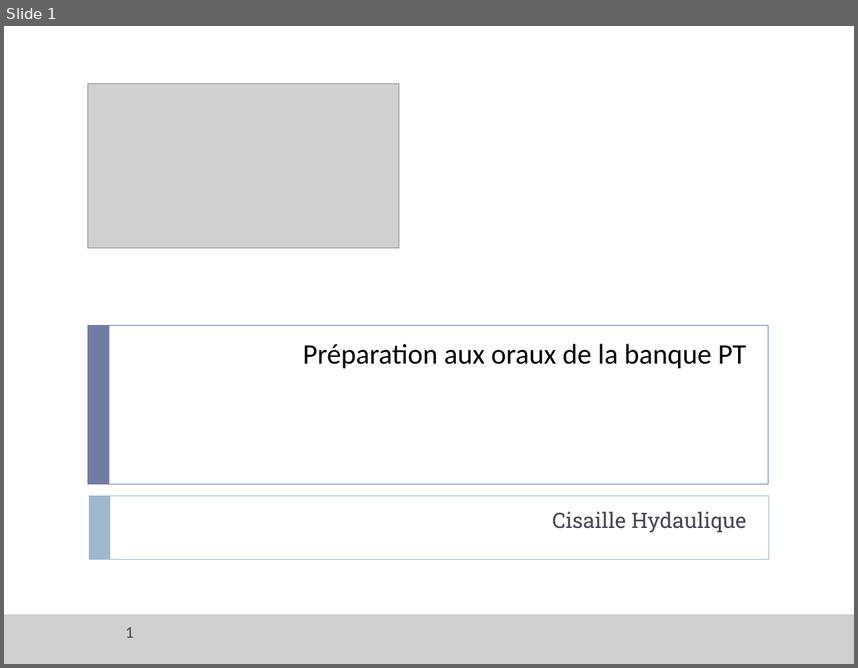
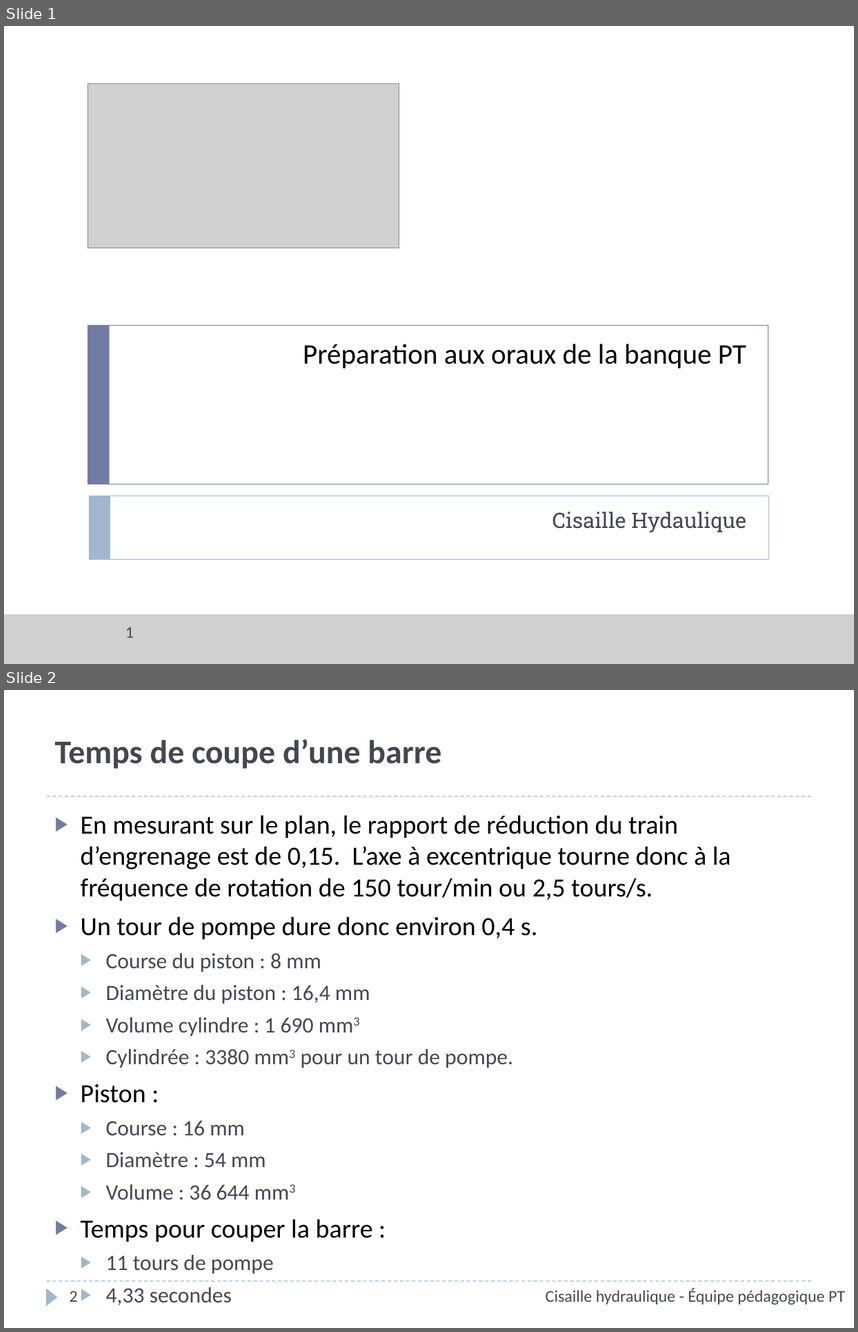
Before and after one commit to xpessoles/PT_Oraux, a slide deck: Interrogation_SII/03_Cisaille hydraulique/ServoMoteur_CommandeVanne_Corrige.pptx. Shown one above the other, each under a label of ours: slide 1 before the commit, slides 1 and 2 after it. The pictures are 858x668 and 858x1332 pixels, drawn with LibreOffice and Linux fonts; fonts in the diff are those of the drawing; grey boxes stand for pictures; background and template pictures are left out. Boxes give left, top, right and bottom in pixels: in the first picture for what was removed or moved away, otherwise in the second. Text is boxed around its words. In the diff, an @@ line names an element or a change of style, - is before the commit and + after.

```diff
--- a/Interrogation_SII/03_Cisaille hydraulique/ServoMoteur_CommandeVanne_Corrige.pptx
+++ b/Interrogation_SII/03_Cisaille hydraulique/ServoMoteur_CommandeVanne_Corrige.pptx
@@ slide 2 added at [4, 690, 854, 1328], background #FFFFFF @@
@@ title added at [55, 739, 441, 769], 28 pt, text #464653, bold @@
+Temps de coupe d’une barre
@@ line added from (47, 796) to (811, 796), #9FB8CD 0.75 pt dashed @@
@@ text added at [81, 815, 731, 1273], 22.2 pt, text #000000 @@
+▶ En mesurant sur le plan, le rapport de réduction du train d’engrenage est de 0,15. L’axe à excentrique tourne donc à la fréquence de rotation de 150 tour/min ou 2,5 tours/s.
+▶ Un tour de pompe dure donc environ 0,4 s.
+  ▶ Course du piston : 8 mm
+  ▶ Diamètre du piston : 16,4 mm
+  ▶ Volume cylindre : 1 690 mm3
+  ▶ Cylindrée : 3380 mm3 pour un tour de pompe.
+▶ Piston :
+  ▶ Course : 16 mm
+  ▶ Diamètre : 54 mm
+  ▶ Volume : 36 644 mm3
+▶ Temps pour couper la barre :
+  ▶ 11 tours de pompe
+  ▶ 4,33 secondes
@@ line added from (47, 1281) to (811, 1281), #9FB8CD 0.75 pt dashed @@
@@ triangle added at [47, 1288, 58, 1305], fill #9FB8CD @@
@@ text added at [546, 1288, 845, 1304], 14 pt, text #464653 @@
+Cisaille hydraulique - Équipe pédagogique PT
@@ page number added at [70, 1290, 78, 1301], 14 pt, text #464653 @@
+2
```
Also in this commit, not shown: 2 slides changed, 3 other slides added, 2 other files.
